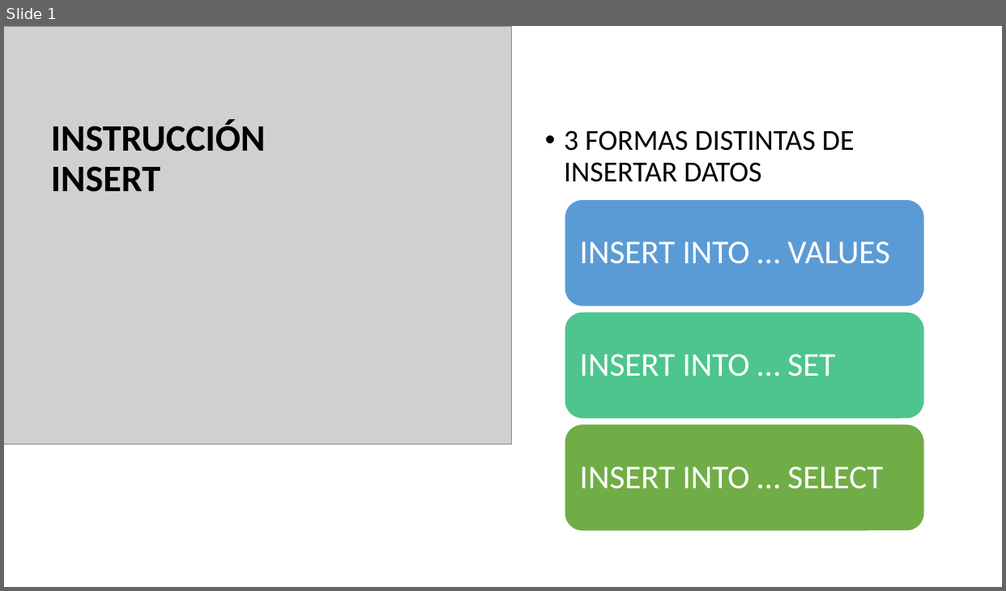
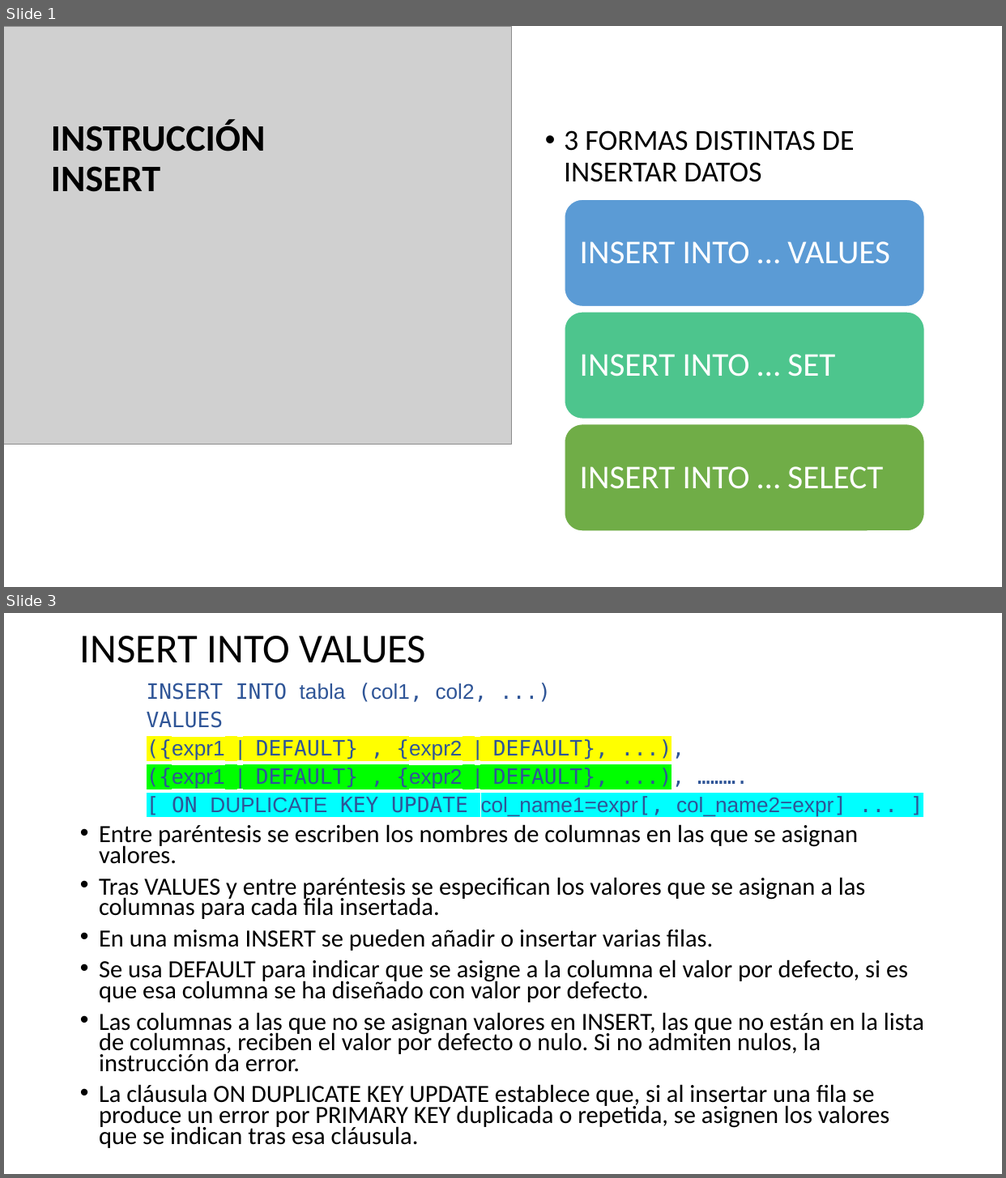
Before and after one commit to NuriaCelis/GBD2425, a slide deck: Tema5/Actualizaciones sencillas.pptx. Shown one above the other, each under a label of ours: slide 1 before the commit, slides 1 and 3 after it; the slides between them are not shown. The pictures are 1006x591 and 1006x1178 pixels, drawn with LibreOffice and Linux fonts; fonts in the diff are those of the drawing; grey boxes stand for pictures. Boxes give left, top, right and bottom in pixels: in the first picture for what was removed or moved away, otherwise in the second. Text is boxed around its words. In the diff, an @@ line names an element or a change of style, - is before the commit and + after.

```diff
--- a/Tema5/Actualizaciones sencillas.pptx
+++ b/Tema5/Actualizaciones sencillas.pptx
@@ slide 3 added at bbox=[4, 613, 1002, 1174], background #FFFFFF @@
@@ title added at bbox=[80, 636, 426, 663], 39.6 pt, text #000000 @@
+INSERT INTO VALUES
@@ text added at bbox=[99, 683, 924, 1148], 23.8 pt, text #000000 @@
+INSERT INTO tabla (col1, col2, ...)
+VALUES
+({expr1 | DEFAULT} , {expr2 | DEFAULT}, ...),
+({expr1 | DEFAULT} , {expr2 | DEFAULT}, ...), ……….
+[ ON DUPLICATE KEY UPDATE col_name1=expr[, col_name2=expr] ... ]
+• Entre paréntesis se escriben los nombres de columnas en las que se asignan valores.
+• Tras VALUES y entre paréntesis se especifican los valores que se asignan a las columnas para cada fila insertada.
+• En una misma INSERT se pueden añadir o insertar varias filas.
+• Se usa DEFAULT para indicar que se asigne a la columna el valor por defecto, si es que esa columna se ha diseñado con valor por defecto.
+• Las columnas a las que no se asignan valores en INSERT, las que no están en la lista de columnas, reciben el valor por defecto o nulo. Si no admiten nulos, la instrucción da error.
+• La cláusula ON DUPLICATE KEY UPDATE establece que, si al insertar una fila se produce un error por PRIMARY KEY duplicada o repetida, se asignen los valores que se indican tras esa cláusula.
```
Also in this commit, not shown: 2 slides changed, 3 other slides added, 1 slide removed, 6 other files.
